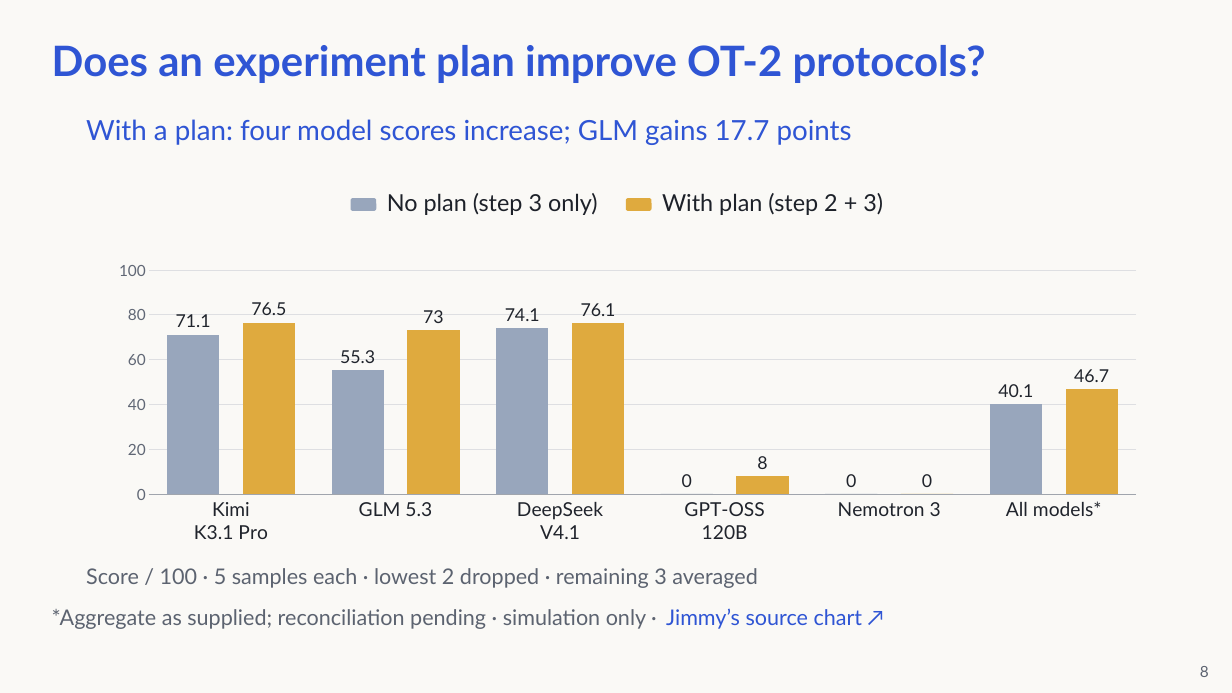
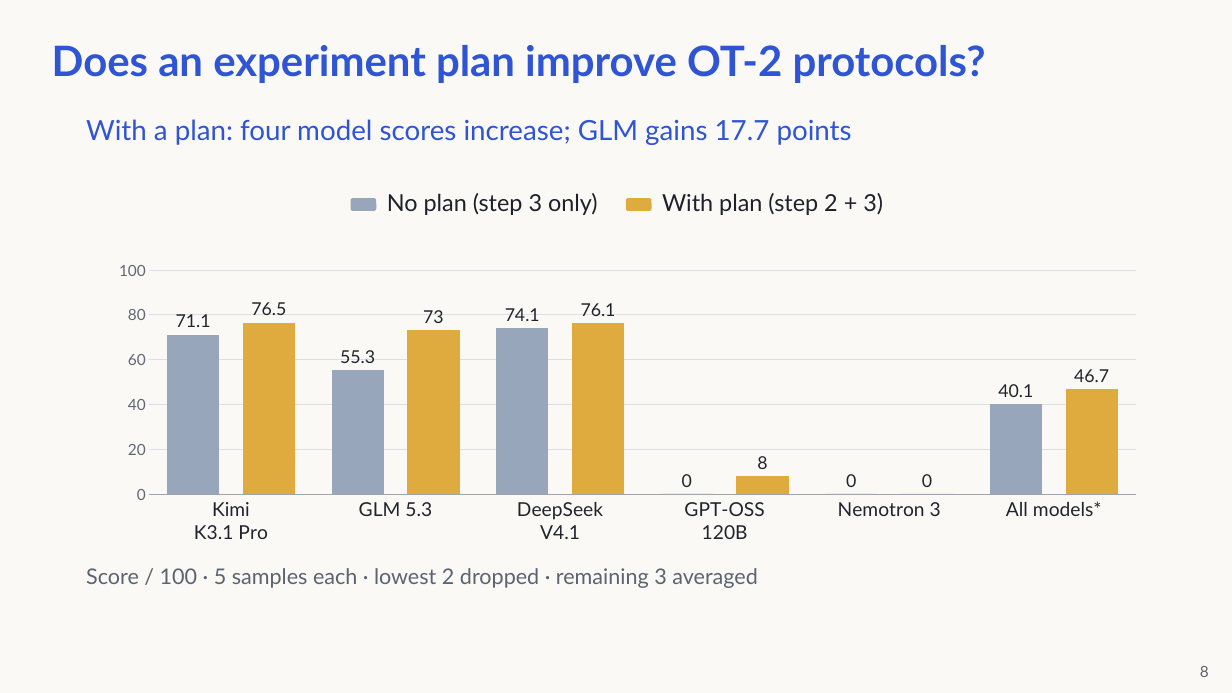
Before and after one commit to sanjyotshenoy/what_we_test_next, a slide deck: slide 8 of slides/talks/pitch-preview/exports/wwtn-current-editable-animated.pptx. Drawn at 1232x693 pixels with LibreOffice and Linux fonts; fonts in the diff are those of the drawing. Boxes give left, top, right and bottom in pixels: in the first picture for what was removed or moved away, otherwise in the second. Text is boxed around its words. In the diff, an @@ line names an element or a change of style, - is before the commit and + after.

```diff
--- a/slides/talks/pitch-preview/exports/wwtn-current-editable-animated.pptx
+++ b/slides/talks/pitch-preview/exports/wwtn-current-editable-animated.pptx
@@ text removed at <box>52,609,646,629</box> @@
-*Aggregate as supplied; reconciliation pending · simulation only ·
@@ text removed at <box>666,609,863,629</box> @@
-Jimmy’s source chart ↗
```
Also in this commit, not shown: 4 other slides changed, 2 other files.
